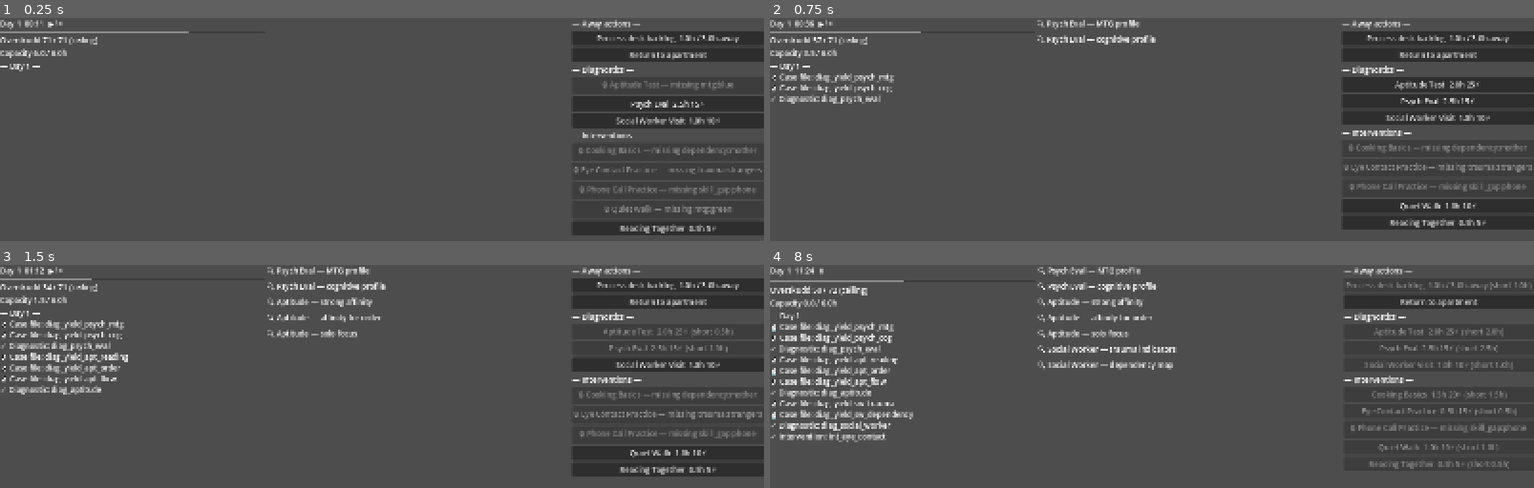
Above: before the commit, frames 1-4 (two rows, left to right).
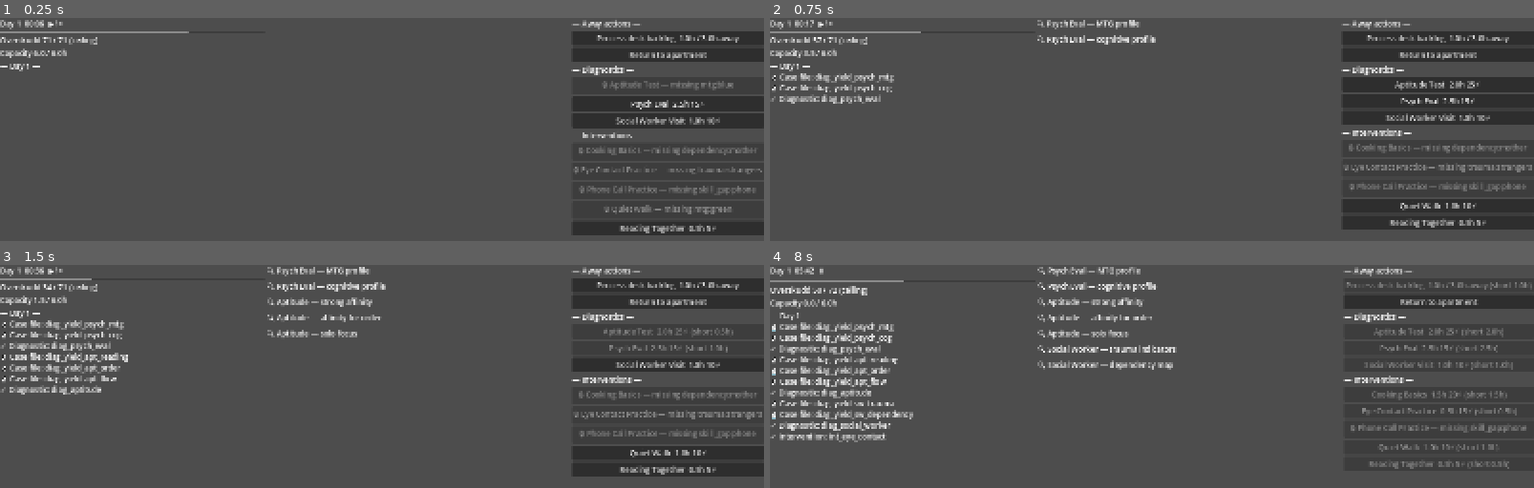
Above: after the commit, the same moments.

Repository: TerjeBallestad/lifelines-tycoon
Game: Godot game, scene res://main.tscn
Two runs of this game, one before a commit and one after it. Both use one fixed random seed, a clock stepped at 60 frames per second and the inputs below.
Inputs (mouse positions are in pixels of both pictures, inside the frame that each line leads up to):
- Up to frame 1 (0.25 s): no input
- Up to frame 2 (0.75 s): click "Psych Eval 2.5h 15⚡" at 0.5 s
- Up to frame 3 (1.5 s): click "Aptitude Test 2.0h 25⚡" at 1.25 s
- Up to frame 4 (8 s): click "Social Worker Visit 1.0h 10⚡" at 2 s; click "Eye Contact Practice 0.5h 15⚡" at 2.75 s; click "Return to apartment" at 3.5 s; tap Enter (ui_accept) at 4.25, 4.52, 5, 5.75, 6.5, 7.52 s; move the mouse to (1320, 459) at 4.27 s; hold Right (ui_right) 4.28-5 s; hold 1 (speed_1) 4.28-5 s; click (1320, 459) at 4.42 s; drag from (outside the picture) to (outside the picture) at 5.02 s; move the mouse to (1228, 385) at 5.77 s; hold Right (ui_right) 5.78-6.5 s; hold 3 (speed_3) 5.78-6.5 s; drag from (outside the picture) to (922, 414) at 6.52 s; move the mouse to (outside the picture) at 7.27 s; hold Left (ui_left) from 7.28 s (still down); tap I at 7.35 s; tap Space (pause) at 7.9 s

The runs differ from the first frame. In frame 1, less than 0.1% of the frame differs, in the area x 4-6%, y 0-5%; in frame 2, less than 0.1%; in frame 3, less than 0.1%; in frame 4, less than 0.1%, in the area x 3-6%, y 0-5%.

Commit message:
fix(sim): make clock the single time authority

Diff:
--- a/autoload/agent_bridge.gd
+++ b/autoload/agent_bridge.gd
@@ -199,7 +199,6 @@
 	if hrs == 0.0:
 		return {"ok": true}
 	Clock.advance(hrs)
-	Sim.apply_tick(hrs)
 	return {"ok": true}
 
 # ---------------------------------------------------------------- events
--- a/autoload/clock.gd
+++ b/autoload/clock.gd
@@ -1,11 +1,24 @@
 extends Node
-
 const REAL_SECONDS_PER_GAME_DAY := 60.0
 const GAME_HOURS_PER_DAY := 24.0
 const GAME_HOURS_PER_REAL_SECOND := GAME_HOURS_PER_DAY / REAL_SECONDS_PER_GAME_DAY
 
-var time_scale: float = 1.0
-var paused: bool = false
+var time_scale: float = 1.0:
+	set(value):
+		var next: float = max(0.0, value)
+		if is_equal_approx(time_scale, next):
+			time_scale = next
+			return
+		time_scale = next
+		EventBus.speed_changed.emit(time_scale)
+
+var paused: bool = false:
+	set(value):
+		if paused == value:
+			return
+		paused = value
+		EventBus.pause_changed.emit(paused)
+
 var day: int = 1
 var hour_of_day: float = 0.0
 var total_game_hours: float = 0.0
@@ -27,7 +40,6 @@
 	var hrs := real_to_game_hours_when_unpaused(delta)
 	if hrs > 0.0:
 		advance(hrs)
-		EventBus.tick.emit(hrs)
 
 func real_to_game_hours(real_seconds: float) -> float:
 	return real_seconds * GAME_HOURS_PER_REAL_SECOND * time_scale
@@ -37,12 +49,16 @@
 	return real_to_game_hours(real_seconds)
 
 func advance(game_hours: float) -> void:
+	if game_hours <= 0.0:
+		return
 	total_game_hours += game_hours
 	hour_of_day += game_hours
 	while hour_of_day >= GAME_HOURS_PER_DAY:
+		EventBus.day_ended.emit(day)
 		hour_of_day -= GAME_HOURS_PER_DAY
 		day += 1
 		EventBus.day_started.emit(day)
+	EventBus.tick.emit(game_hours)
 
 func reset() -> void:
 	time_scale = 1.0
@@ -50,4 +66,5 @@
 	day = 1
 	hour_of_day = 0.0
 	total_game_hours = 0.0
+	_running = false
 	set_process(false)
--- a/autoload/event_bus.gd
+++ b/autoload/event_bus.gd
@@ -11,3 +11,5 @@
 signal return_report_ready(report: Dictionary)
 signal action_failed(reason: StringName)
 signal tick(game_hours: float)
+signal speed_changed(scale: float)
+signal pause_changed(paused: bool)
--- a/autoload/sim.gd
+++ b/autoload/sim.gd
@@ -10,20 +10,18 @@
 
 func _ready() -> void:
 	process_mode = Node.PROCESS_MODE_PAUSABLE
-	set_process(false)  # disabled until start() — keeps tests deterministic
+	set_process(false)  # Clock owns advancement; Sim only reacts to tick events.
+	EventBus.tick.connect(_on_tick)
 	EventBus.day_started.connect(_on_day_started)
 	_last_seen_day = Clock.day
 
 func start() -> void:
 	_running = true
-	set_process(true)
 	Clock.start()
 
-func _process(delta: float) -> void:
-	var hrs := Clock.real_to_game_hours_when_unpaused(delta)
-	if hrs <= 0.0: return
-	Clock.advance(hrs)
-	apply_tick(hrs)
+func stop() -> void:
+	_running = false
+	Clock.stop()
 
 func apply_tick(game_hours: float) -> void:
 	var client: ClientState = World.client
@@ -44,16 +42,17 @@
 		World.try_surface_observation()
 
 func advance_away_time(game_hours: float) -> void:
-	if game_hours <= 0.0:
-		return
 	Clock.advance(game_hours)
-	apply_tick(game_hours)
 
 func reset_for_test() -> void:
 	set_process(false)
+	_running = false
 	_hours_since_observation = 0.0
 	_last_emitted_overskudd = -1.0
 	_last_seen_day = Clock.day
+
+func _on_tick(game_hours: float) -> void:
+	apply_tick(game_hours)
 
 func _on_day_started(day: int) -> void:
 	if day == _last_seen_day: return
--- a/autoload/world.gd
+++ b/autoload/world.gd
@@ -136,7 +136,6 @@
 func start_new_day(day: int) -> void:
     economy.refill_to_max()
     EventBus.caseworker_capacity_changed.emit(economy.capacity_current, economy.capacity_max)
-    EventBus.day_started.emit(day)
 
 func try_surface_observation() -> CaseEntry:
     var candidates: Array[CaseEntry] = Catalog.observation_candidates(client, case_file)
--- a/test/unit/test_clock.gd
+++ b/test/unit/test_clock.gd
@@ -32,7 +32,10 @@
 	c.advance(25.0)
 	assert_eq(c.day, 2)
 	assert_almost_eq(c.hour_of_day, 1.0, 0.0001)
+	assert_signal_emitted_with_parameters(EventBus, "day_ended", [1])
 	assert_signal_emitted_with_parameters(EventBus, "day_started", [2])
+	assert_signal_emit_count(EventBus, "day_started", 1)
+	assert_signal_emitted_with_parameters(EventBus, "tick", [25.0])
 
 func test_pause_blocks_tick() -> void:
 	var c := _clock()
@@ -40,3 +43,22 @@
 	c.paused = true
 	var hrs: float = c.real_to_game_hours_when_unpaused(1.0)
 	assert_almost_eq(hrs, 0.0, 0.0001)
+
+func test_pause_and_speed_emit_local_clock_signals() -> void:
+	var c := _clock()
+	c.reset()
+	watch_signals(EventBus)
+	c.paused = true
+	c.time_scale = 3.0
+	assert_signal_emitted_with_parameters(EventBus, "pause_changed", [true])
+	assert_signal_emitted_with_parameters(EventBus, "speed_changed", [3.0])
+
+func test_live_process_advances_once_through_clock() -> void:
+	var c := _clock()
+	c.reset()
+	watch_signals(EventBus)
+	c.start()
+	c._process(1.0)
+	c.stop()
+	assert_almost_eq(c.total_game_hours, 24.0 / 60.0, 0.0001)
+	assert_signal_emit_count(EventBus, "tick", 1)
--- a/test/unit/test_sim_decay.gd
+++ b/test/unit/test_sim_decay.gd
@@ -4,6 +4,7 @@
 var w: Node
 
 func before_each() -> void:
+	Clock.reset()
 	sim = get_node("/root/Sim")
 	w = get_node("/root/World")
 	w.reset_for_test()
@@ -50,3 +51,26 @@
 	sim._last_seen_day = Clock.day
 	Clock.advance(25.0)
 	assert_almost_eq(w.economy.capacity_current, w.economy.capacity_max, 0.0001)
+
+func test_clock_tick_applies_sim_decay_once() -> void:
+	var start_energy: float = w.client.needs[&"energy"]
+	Clock.advance(1.0)
+	var expected_energy: float = clamp(start_energy + w.decay.needs_per_hour[&"energy"], 0.0, 1.0)
+	assert_almost_eq(w.client.needs[&"energy"], expected_energy, 0.0001)
+
+func test_sim_start_uses_clock_as_only_live_process_authority() -> void:
+	assert_false(sim.is_processing())
+	sim.start()
+	assert_false(sim.is_processing())
+	assert_true(Clock.is_processing())
+	Clock._process(1.0)
+	sim.stop()
+	assert_almost_eq(Clock.total_game_hours, 24.0 / 60.0, 0.0001)
+
+func test_manual_advance_and_away_time_share_clock_tick_path() -> void:
+	var start_energy: float = w.client.needs[&"energy"]
+	Clock.advance(1.0)
+	Sim.advance_away_time(1.0)
+	var expected_energy: float = clamp(start_energy + w.decay.needs_per_hour[&"energy"] * 2.0, 0.0, 1.0)
+	assert_almost_eq(w.client.needs[&"energy"], expected_energy, 0.0001)
+	assert_almost_eq(Clock.total_game_hours, 2.0, 0.0001)
